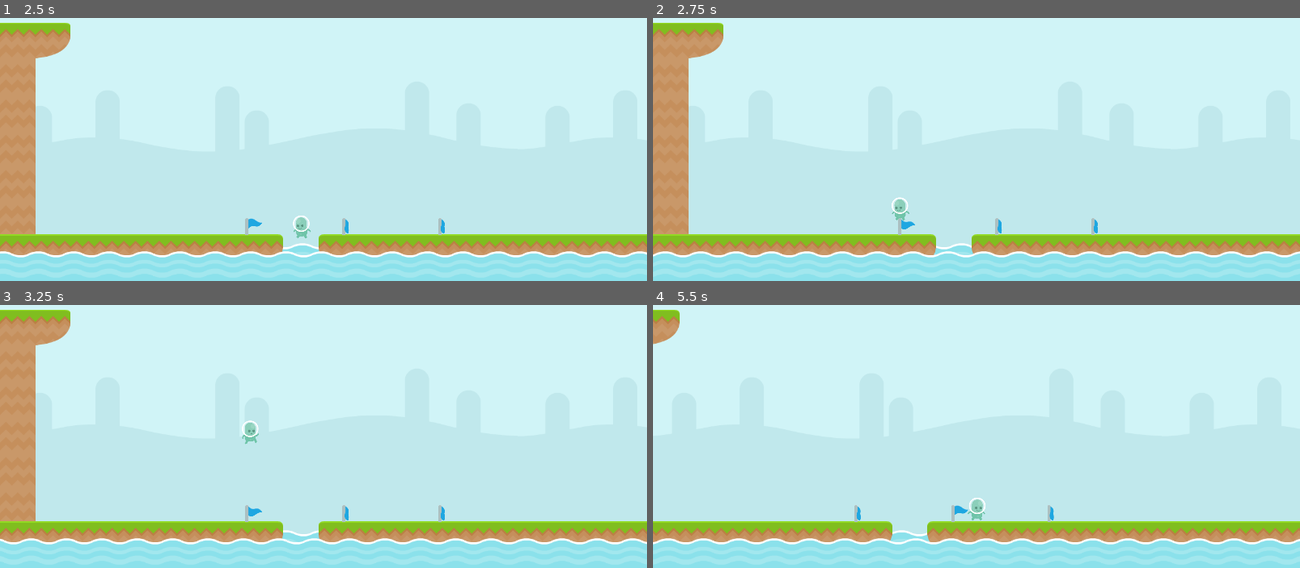
Above: before the commit, frames 1-4 (two rows, left to right).
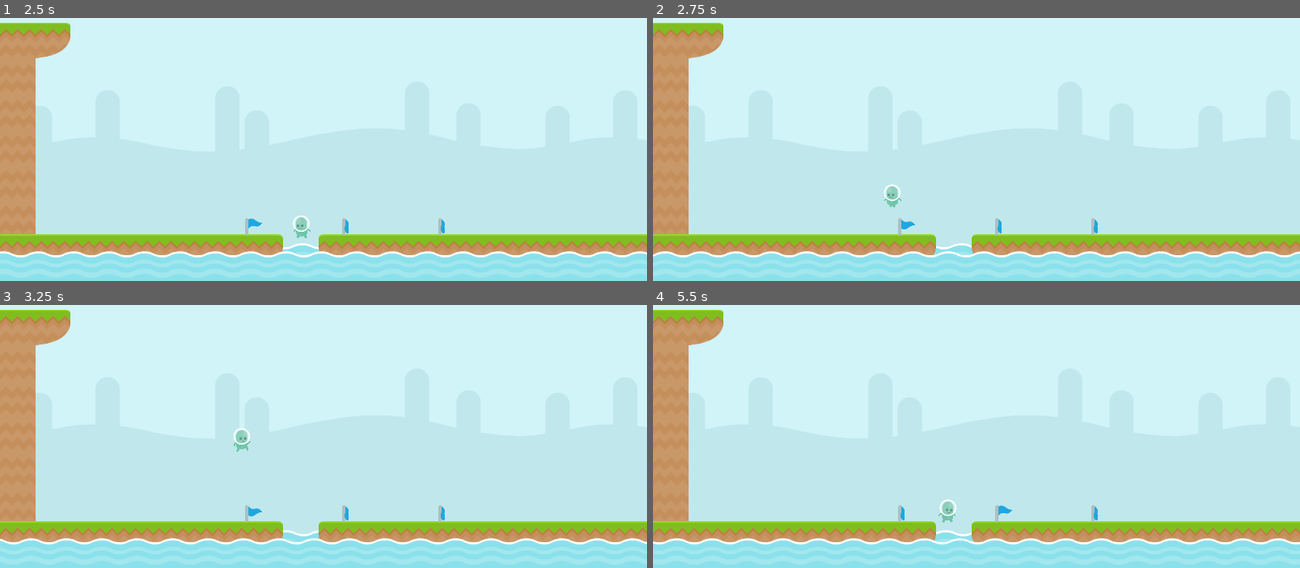
Above: after the commit, the same moments.

Repository: RafaelForbeck/the-way
Game: Godot game, scene res://scenes/phase.tscn
The game is run twice, just before and just after one commit, with the same random seed, the same clock (stepped at 60 frames per second) and the same inputs.
Inputs:
- Up to frame 1 (2.5 s): tap Enter (jump) at 0.5, 0.77, 1.52 s; hold S (duck) 0.53-1.28 s; hold Right (move_right) 0.53-2.03 s; tap S (duck) at 1.35 s; hold Left (move_left) from 2.03 s (still down); hold S (duck) from 2.03 s (still down)
- Up to frame 2 (2.75 s): keep holding Left (move_left); keep holding S (duck)
- Up to frame 3 (3.25 s): release Left (move_left) at 2.78 s; release S (duck) at 2.78 s; hold Right (move_right) from 2.78 s (still down); tap S (duck) at 2.85 s; tap Enter (jump) at 3.02 s
- Up to frame 4 (5.5 s): hold S (duck) 3.53-4.28 s; tap Enter (jump) at 3.77, 4.52 s; release Right (move_right) at 4.28 s; hold Left (move_left) 4.28-5.03 s; tap S (duck) at 4.35 s; hold Right (move_right) from 5.03 s (still down); hold S (duck) from 5.03 s (still down)

Frame 1 is identical in both runs. In frame 2, 0.3% of the frame differs, in the area x 35-40%, y 63-77%; in frame 3, 0.3%; in frame 4, 8.5%, in the area x 0-100%, y 1-92%.

Commit message:
refactor: collision system

Diff:
--- a/entities/checkpoint.tscn
+++ b/entities/checkpoint.tscn
@@ -32,7 +32,7 @@
 
 [node name="Checkpoint" type="Area2D"]
 position = Vector2(664, 392)
-collision_layer = 8
+collision_layer = 64
 script = ExtResource("1_4aw3h")
 
 [node name="AnimatedSprite2D" type="AnimatedSprite2D" parent="."]
--- /dev/null
+++ b/entities/enemy.tscn
@@ -0,0 +1,26 @@
+[gd_scene load_steps=4 format=3 uid="uid://dhcixktg8fsa1"]
+
+[ext_resource type="Script" path="res://scripts/enemy.gd" id="1_uaxqd"]
+
+[sub_resource type="RectangleShape2D" id="RectangleShape2D_jjxno"]
+size = Vector2(32, 22)
+
+[sub_resource type="RectangleShape2D" id="RectangleShape2D_1o6u8"]
+size = Vector2(32, 22)
+
+[node name="Enemy" type="CharacterBody2D"]
+collision_layer = 4
+collision_mask = 0
+script = ExtResource("1_uaxqd")
+
+[node name="CollisionShape2D" type="CollisionShape2D" parent="."]
+position = Vector2(-5, 3)
+shape = SubResource("RectangleShape2D_jjxno")
+
+[node name="Hitbox" type="Area2D" parent="."]
+collision_layer = 8
+collision_mask = 0
+
+[node name="CollisionShape2D" type="CollisionShape2D" parent="Hitbox"]
+position = Vector2(-5, 3)
+shape = SubResource("RectangleShape2D_1o6u8")
--- a/entities/player.tscn
+++ b/entities/player.tscn
@@ -84,7 +84,7 @@
 
 [node name="Player" type="CharacterBody2D"]
 scale = Vector2(0.5, 0.5)
-collision_mask = 2
+collision_mask = 16
 script = ExtResource("1_57enj")
 
 [node name="AnimatedSprite2D" type="AnimatedSprite2D" parent="."]
@@ -102,8 +102,12 @@
 limit_bottom = 512
 
 [node name="Hitbox" type="Area2D" parent="."]
+collision_layer = 2
+collision_mask = 104
 
 [node name="CollisionShape2D" type="CollisionShape2D" parent="Hitbox"]
 position = Vector2(0, 7)
 shape = SubResource("RectangleShape2D_oeelp")
 debug_color = Color(0.898626, 0.000182512, 0.76833, 0.42)
+
+[connection signal="area_entered" from="Hitbox" to="." method="_on_hitbox_area_entered"]
--- a/project.godot
+++ b/project.godot
@@ -14,6 +14,10 @@
 run/main_scene="res://scenes/phase.tscn"
 config/features=PackedStringArray("4.3", "Mobile")
 config/icon="res://icon.svg"
+
+[autoload]
+
+GameManager="*res://scripts/game_manager.gd"
 
 [display]
 
@@ -52,10 +56,13 @@
 
 [layer_names]
 
-2d_physics/layer_1="player"
-2d_physics/layer_2="world"
-2d_physics/layer_3="water"
-2d_physics/layer_4="checkpoint"
+2d_physics/layer_1="player_body"
+2d_physics/layer_2="player_hitbox"
+2d_physics/layer_3="enemy_body"
+2d_physics/layer_4="enemy_hitbox"
+2d_physics/layer_5="world"
+2d_physics/layer_6="water"
+2d_physics/layer_7="checkpoint"
 
 [physics]
 
--- a/scenes/phase.tscn
+++ b/scenes/phase.tscn
@@ -6,6 +6,34 @@
 [ext_resource type="Script" path="res://scripts/water.gd" id="3_kaqn4"]
 [ext_resource type="PackedScene" uid="uid://5rgmrnka8y3c" path="res://entities/player.tscn" id="3_nqrv7"]
 [ext_resource type="PackedScene" uid="uid://nb2pk5clhgbv" path="res://entities/checkpoint.tscn" id="6_r62uk"]
+[ext_resource type="PackedScene" uid="uid://dhcixktg8fsa1" path="res://entities/enemy.tscn" id="7_3eilj"]
+
+[sub_resource type="Animation" id="Animation_15nwx"]
+length = 0.001
+tracks/0/type = "value"
+tracks/0/imported = false
+tracks/0/enabled = true
+tracks/0/path = NodePath("Water/AnimationPlayer/Back:position")
+tracks/0/interp = 1
+tracks/0/loop_wrap = true
+tracks/0/keys = {
+"times": PackedFloat32Array(0),
+"transitions": PackedFloat32Array(1),
+"update": 0,
+"values": [Vector2(-152, -8)]
+}
+tracks/1/type = "value"
+tracks/1/imported = false
+tracks/1/enabled = true
+tracks/1/path = NodePath("Water/AnimationPlayer/Front:position")
+tracks/1/interp = 1
+tracks/1/loop_wrap = true
+tracks/1/keys = {
+"times": PackedFloat32Array(0),
+"transitions": PackedFloat32Array(1),
+"update": 0,
+"values": [Vector2(-300, 8)]
+}
 
 [sub_resource type="Animation" id="Animation_4ttn1"]
 resource_name = "water"
@@ -34,33 +62,6 @@
 "transitions": PackedFloat32Array(1, 1, 1),
 "update": 0,
 "values": [Vector2(-300, 8), Vector2(0, 8), Vector2(-300, 8)]
-}
-
-[sub_resource type="Animation" id="Animation_15nwx"]
-length = 0.001
-tracks/0/type = "value"
-tracks/0/imported = false
-tracks/0/enabled = true
-tracks/0/path = NodePath("Water/AnimationPlayer/Back:position")
-tracks/0/interp = 1
-tracks/0/loop_wrap = true
-tracks/0/keys = {
-"times": PackedFloat32Array(0),
-"transitions": PackedFloat32Array(1),
-"update": 0,
-"values": [Vector2(-152, -8)]
-}
-tracks/1/type = "value"
-tracks/1/imported = false
-tracks/1/enabled = true
-tracks/1/path = NodePath("Water/AnimationPlayer/Front:position")
-tracks/1/interp = 1
-tracks/1/loop_wrap = true
-tracks/1/keys = {
-"times": PackedFloat32Array(0),
-"transitions": PackedFloat32Array(1),
-"update": 0,
-"values": [Vector2(-300, 8)]
 }
 
 [sub_resource type="AnimationLibrary" id="AnimationLibrary_s8njs"]
@@ -256,7 +257,8 @@
 
 [sub_resource type="TileSet" id="TileSet_xi1i5"]
 tile_size = Vector2i(70, 70)
-physics_layer_0/collision_layer = 2
+physics_layer_0/collision_layer = 16
+physics_layer_0/collision_mask = 0
 sources/0 = SubResource("TileSetAtlasSource_dor0i")
 
 [node name="Phase" type="Node2D"]
@@ -302,11 +304,12 @@
 script = ExtResource("3_kaqn4")
 
 [node name="DeathZone" type="Area2D" parent="Water"]
-collision_layer = 4
+position = Vector2(2736, 528)
+collision_layer = 32
+collision_mask = 0
 
 [node name="CollisionShape2D" type="CollisionShape2D" parent="Water/DeathZone"]
 z_index = 10
-position = Vector2(2732, 552)
 shape = SubResource("RectangleShape2D_48yma")
 debug_color = Color(0, 0.615686, 0.592157, 0.454902)
 
@@ -329,4 +332,5 @@
 [node name="Player" parent="." instance=ExtResource("3_nqrv7")]
 position = Vector2(208, 384)
 
-[connection signal="body_entered" from="Water/DeathZone" to="." method="_on_death_zone_player_entered"]
+[node name="Enemy" parent="." instance=ExtResource("7_3eilj")]
+position = Vector2(372, 397)
--- a/scripts/checkpoint.gd
+++ b/scripts/checkpoint.gd
@@ -5,7 +5,7 @@
 func _on_body_entered(body: Node2D) -> void:
 	get_tree().call_group("checkpoints", "off")
 	anim.play("on")
-	body.update_checkpoint(position)
+	GameManager.update_respawn_point(position)
 
 func off():
 	anim.play("off")
--- /dev/null
+++ b/scripts/enemy.gd
@@ -0,0 +1,3 @@
+extends CharacterBody2D
+
+@onready var anim := $AnimatedSprite2D
--- a/scripts/game.gd
+++ b/scripts/game.gd
@@ -1,7 +1 @@
 extends Node2D
-
-@onready var player := $Player
-
-func _on_death_zone_player_entered(body: Node2D) -> void:
-	player.player_dead()
-	player.respawn()
--- /dev/null
+++ b/scripts/game_manager.gd
@@ -0,0 +1,9 @@
+extends Node
+
+var respawn_point : Vector2
+
+func update_respawn_point(point):
+	respawn_point = point
+
+func get_respawn_point() -> Vector2:
+	return respawn_point
--- a/scripts/player.gd
+++ b/scripts/player.gd
@@ -13,10 +13,9 @@
 
 var status :PlayerState
 var direction = 0
-var checkPointPosition: Vector2
 
 func _ready() -> void:
-	checkPointPosition = position
+	GameManager.update_respawn_point(position)
 	go_to_jumping_state()
 
 func _physics_process(delta: float) -> void:
@@ -147,8 +146,12 @@
 	go_to_hurted_state()
 
 func respawn():
-	position = checkPointPosition
+	position = GameManager.get_respawn_point()
 	go_to_jumping_state()
 
-func update_checkpoint(new_position):
-	checkPointPosition = new_position
+func _on_hitbox_area_entered(area: Area2D) -> void:
+	match area.collision_layer:
+		8: # enemy_hitbox
+			respawn()
+		32: # water
+			respawn()
Not shown: 1 places in scenes/phase.tscn that only renumber resources
Binary file added: sprites/slimeWalk1.png
Not shown, added: sprites/slimeWalk1.png.import
Binary file added: sprites/slimeWalk2.png
Not shown, added: sprites/slimeWalk2.png.import
